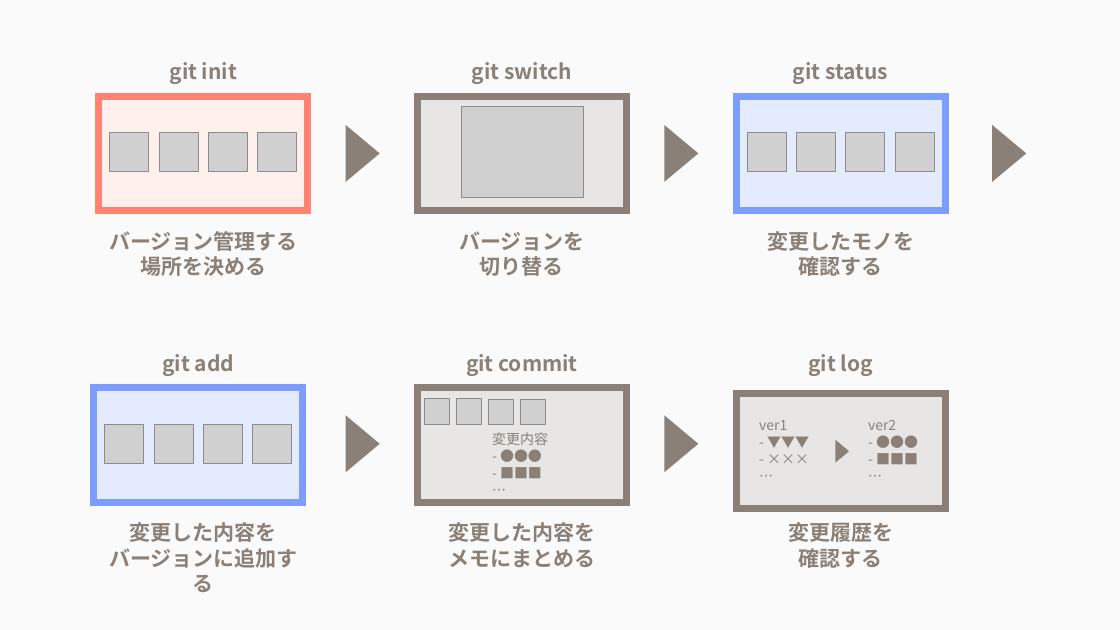
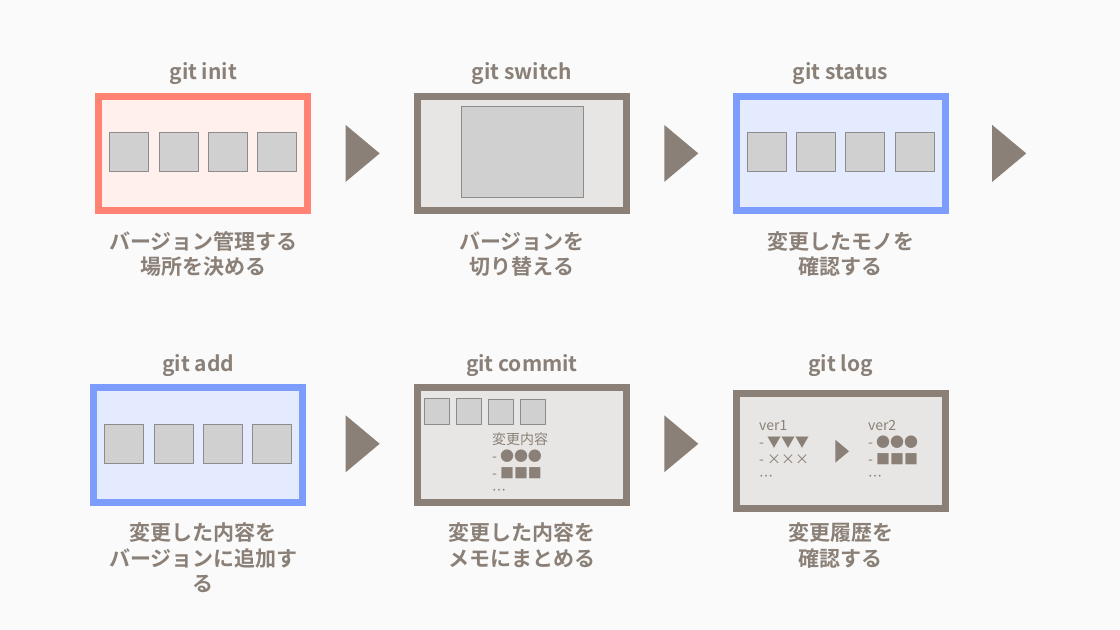
Before and after one commit to ayano-yuki/ZennContents, a slide deck: slide 1 of images/articles/ict-git-fundamentals/image.pptx. Drawn at 1120x630 pixels with LibreOffice and Linux fonts; fonts in the diff are those of the drawing; grey boxes stand for pictures. Boxes give left, top, right and bottom in pixels: in the first picture for what was removed or moved away, otherwise in the second. Text is boxed around its words. In the diff, an @@ line names an element or a change of style, - is before the commit and + after.

```diff
--- a/images/articles/ict-git-fundamentals/image.pptx
+++ b/images/articles/ict-git-fundamentals/image.pptx
@@ text at <box>459,231,585,276</box>: text changed @@
-バージョンを
-切り替る
+バージョンを
+切り替える
```
Also in this commit, not shown: 4 other files.
